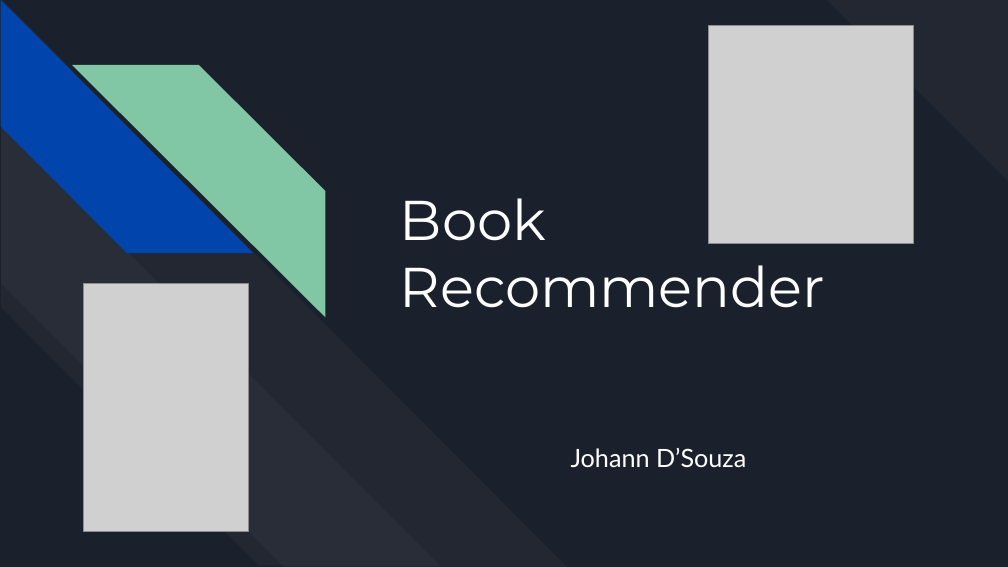
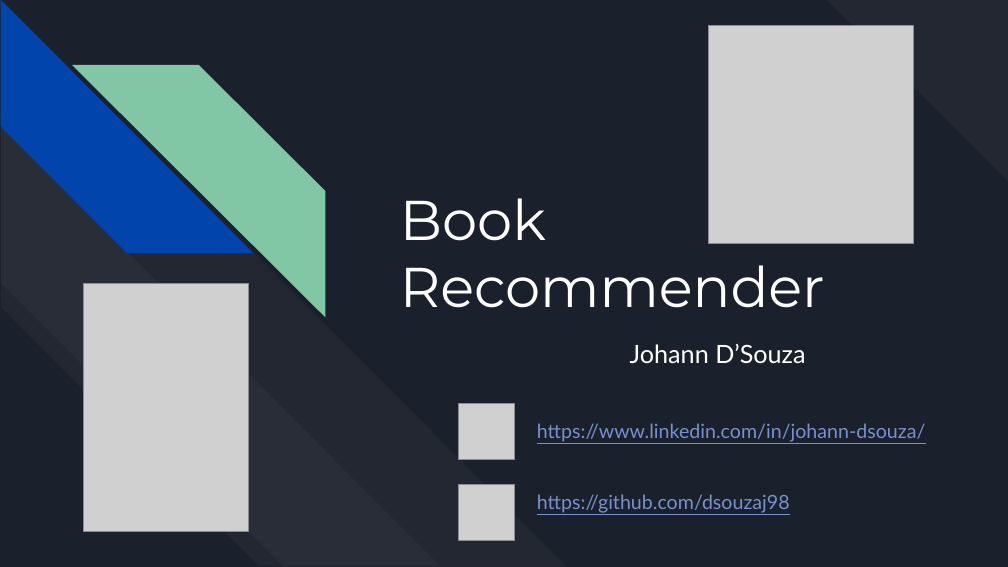
Before and after one commit to dsouzaj98/Book_Recommender, a slide deck: slide 1 of Book Recommender.pptx. Drawn at 1008x567 pixels with LibreOffice and Linux fonts; fonts in the diff are those of the drawing; grey boxes stand for pictures. Boxes give left, top, right and bottom in pixels: in the first picture for what was removed or moved away, otherwise in the second. Text is boxed around its words. In the diff, an @@ line names an element or a change of style, - is before the commit and + after.

Commit message:
edit presentation

```diff
--- a/Book Recommender.pptx
+++ b/Book Recommender.pptx
@@ subtitle "Johann D’Souza": place and size @@
-subtitle "Johann D’Souza" at [571, 448, 746, 468]
+subtitle "Johann D’Souza" at [630, 344, 805, 364]
@@ picture added at [459, 404, 514, 460] @@
@@ text added at [537, 423, 926, 513], 14 pt, text #7890CD, underline @@
+https://www.linkedin.com/in/johann-dsouza/
+https://github.com/dsouzaj98
@@ picture added at [459, 485, 514, 540] @@
```
